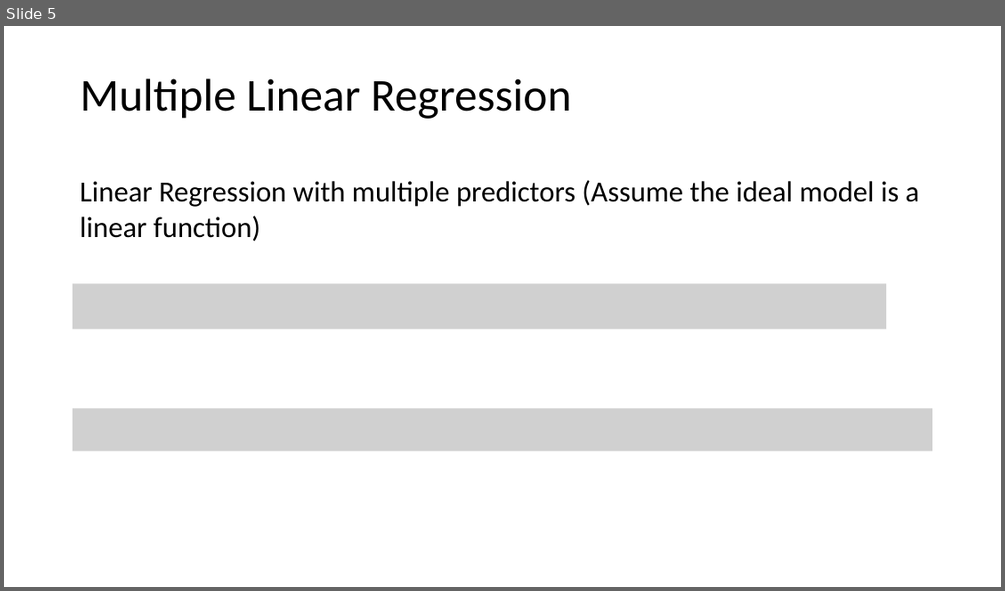
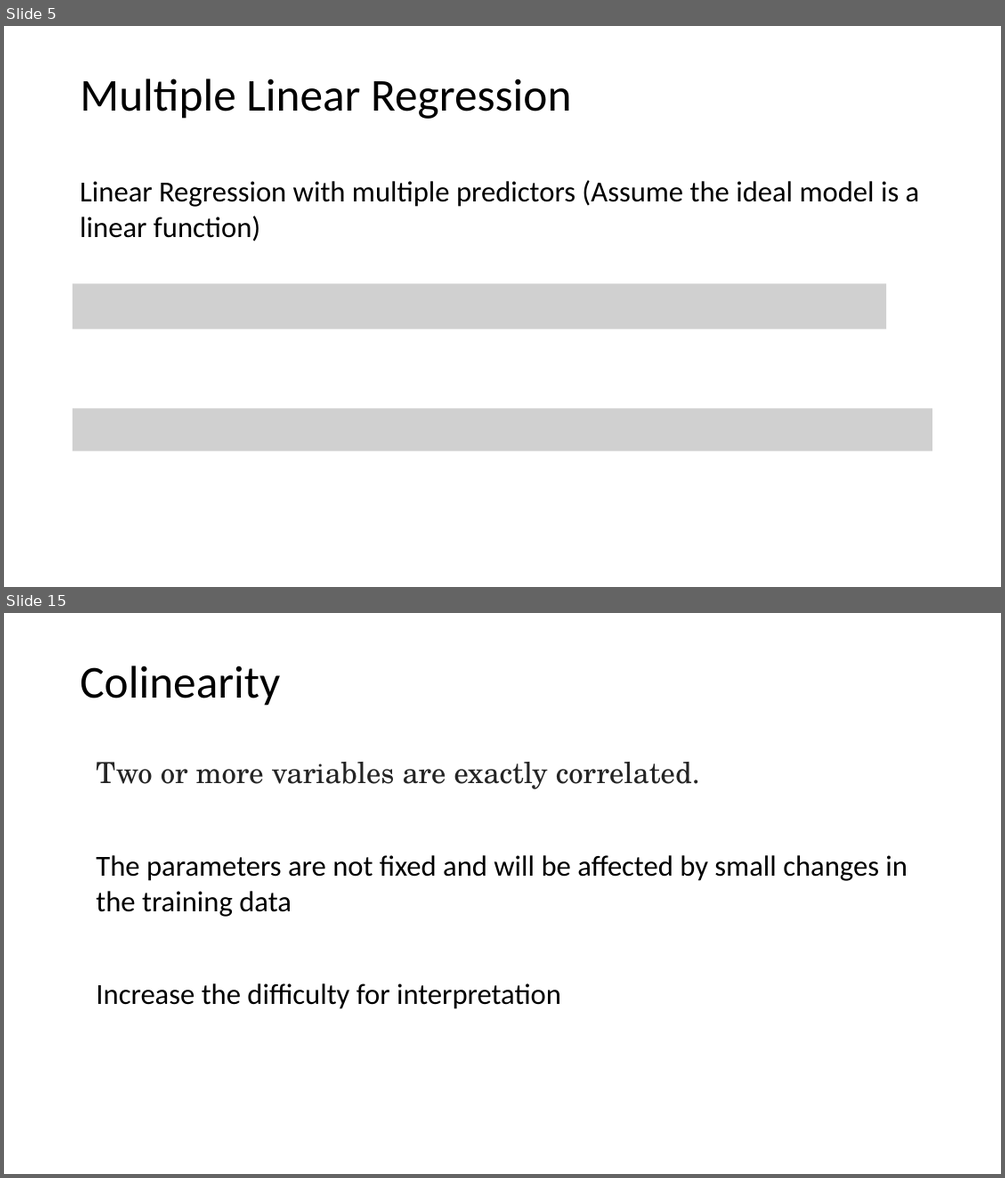
Before and after one commit to tianzheng4/tianzheng4.github.io, a slide deck: _umkc-teaching/slides/Lecture4.pptx. Shown one above the other, each under a label of ours: slide 5 before the commit, slides 5 and 15 after it; the slides between them are not shown. The pictures are 1005x591 and 1005x1178 pixels, drawn with LibreOffice and Linux fonts; fonts in the diff are those of the drawing; grey boxes stand for pictures. Boxes give left, top, right and bottom in pixels: in the first picture for what was removed or moved away, otherwise in the second. Text is boxed around its words. In the diff, an @@ line names an element or a change of style, - is before the commit and + after.

```diff
--- a/_umkc-teaching/slides/Lecture4.pptx
+++ b/_umkc-teaching/slides/Lecture4.pptx
@@ slide 15 added at (4, 613, 1001, 1174), background #FFFFFF @@
@@ title added at (80, 666, 280, 706), 44 pt, text #000000 @@
+Colinearity
@@ text added at (96, 762, 700, 789), 28 pt, text #242424 @@
+Two or more variables are exactly correlated.
@@ text added at (96, 855, 907, 916), 28 pt, text #000000 @@
+The parameters are not fixed and will be affected by small changes in the training data
@@ text added at (96, 983, 561, 1009), 28 pt, text #000000 @@
+Increase the difficulty for interpretation
```
Also in this commit, not shown: 1 slide changed, 7 other slides added, 3 other files.
